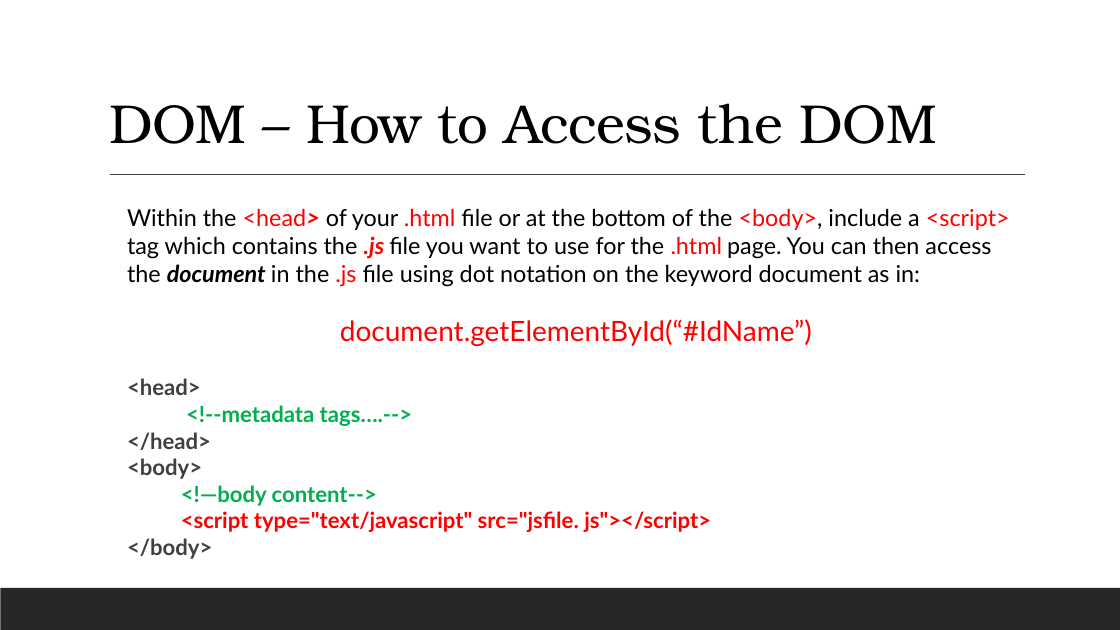
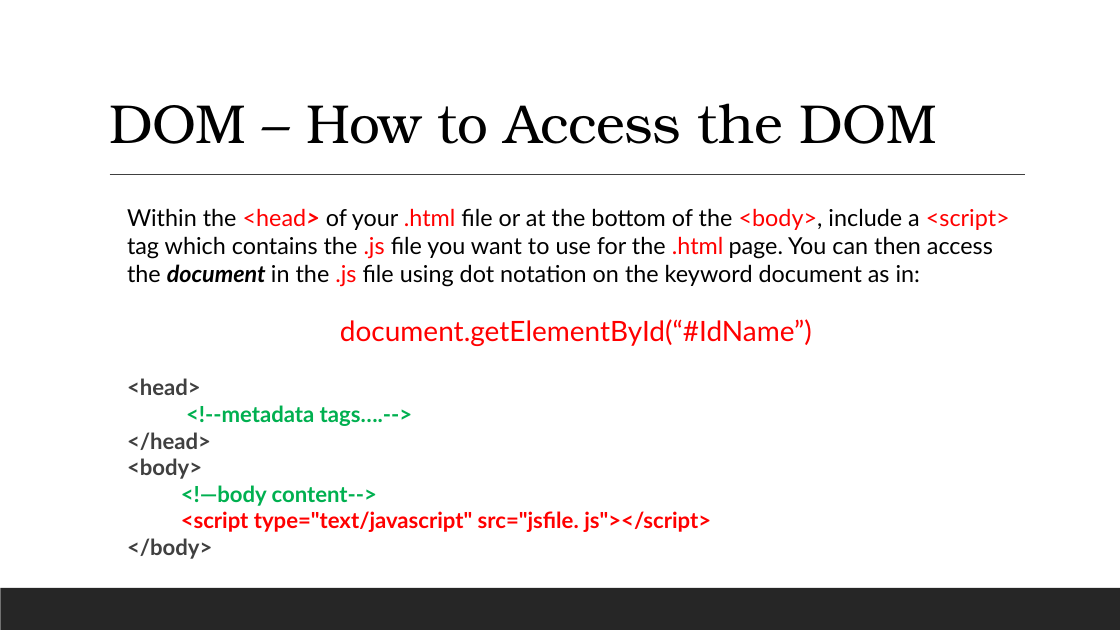
Before and after one commit to 12062021-dynamics365-uta/12062021-batch-repo, a slide deck: slide 5 of pdfs/w4/D25_.NET_DOM.pptx. Drawn at 1120x630 pixels with LibreOffice and Linux fonts; fonts in the diff are those of the drawing. Boxes give left, top, right and bottom in pixels: in the first picture for what was removed or moved away, otherwise in the second. Text is boxed around its words. In the diff, an @@ line names an element or a change of style, - is before the commit and + after.

```diff
--- a/pdfs/w4/D25_.NET_DOM.pptx
+++ b/pdfs/w4/D25_.NET_DOM.pptx
@@ text at [127, 208, 1010, 287]: bold off, italic off in ".js" @@
```
Also in this commit, not shown: 6 other slides changed.
